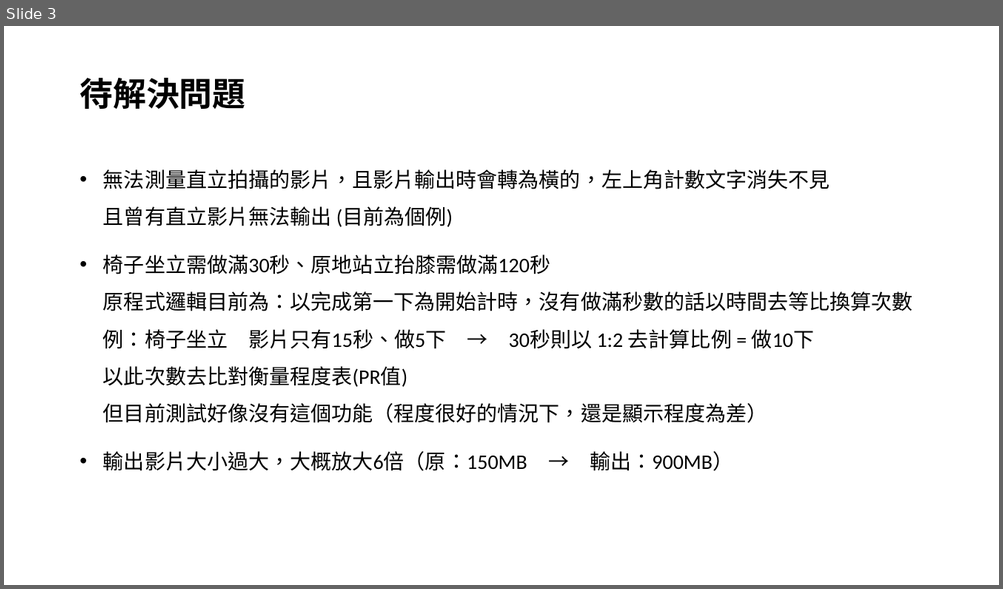
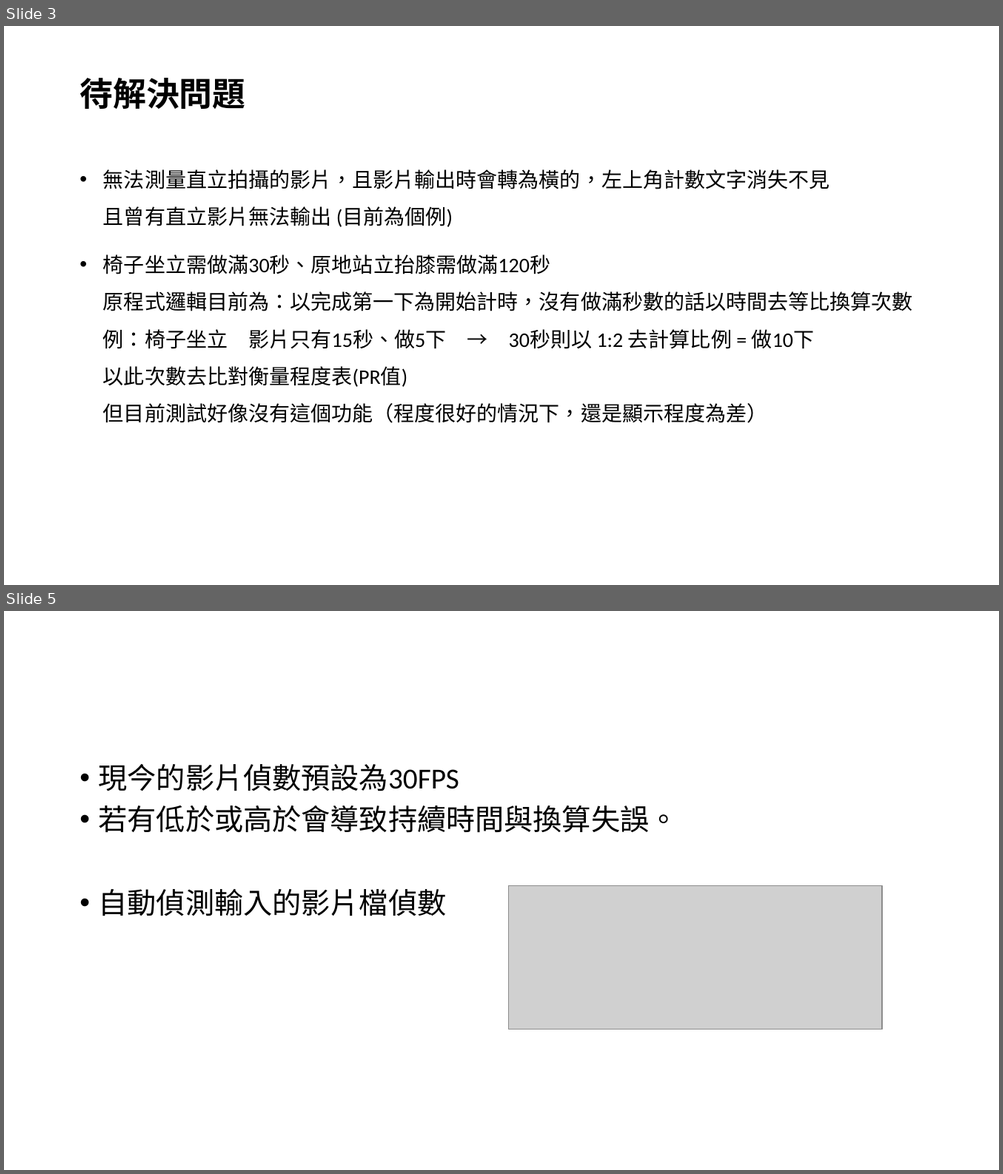
Before and after one commit to k164596848/ProjectMeeting, a slide deck: FlagShip2020/旗艦20201008/20201008動作.pptx. Shown one above the other, each under a label of ours: slide 3 before the commit, slides 3 and 5 after it; the slides between them are not shown. The pictures are 1003x589 and 1003x1174 pixels, drawn with LibreOffice and Linux fonts; fonts in the diff are those of the drawing; grey boxes stand for pictures. Boxes give left, top, right and bottom in pixels: in the first picture for what was removed or moved away, otherwise in the second. Text is boxed around its words. In the diff, an @@ line names an element or a change of style, - is before the commit and + after.

```diff
--- a/FlagShip2020/旗艦20201008/20201008動作.pptx
+++ b/FlagShip2020/旗艦20201008/20201008動作.pptx
@@ slide 5 added at bbox=[4, 611, 999, 1170], background #FFFFFF @@
@@ text added at bbox=[99, 764, 678, 917], 28 pt, text #000000 @@
+• 現今的影片偵數預設為30FPS
+• 若有低於或高於會導致持續時間與換算失誤。
+• 自動偵測輸入的影片檔偵數
@@ picture added at bbox=[509, 886, 882, 1031] @@
@@ slide 3 changed as well @@
@@ text at bbox=[103, 452, 733, 471]: paragraph removed @@
-• 輸出影片大小過大，大概放大6倍（原：150MB → 輸出：900MB）
```
Also in this commit, not shown: 2 other slides changed, 1 other slide added, 3 other files.
